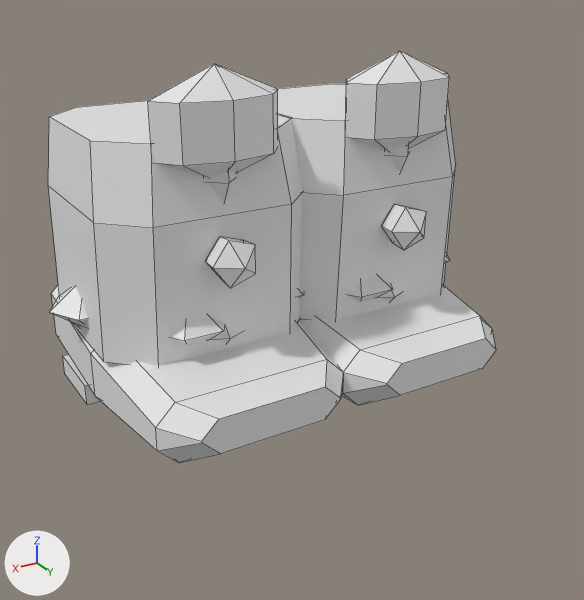
What one commit did to the FBX model roblox/art/armor/shoes_tier6_legendary.fbx.
One viewpoint serves both versions: a 50 mm lens placed at (2.06, 3.79, -1.6), pointed at (0.02, 0.38, -3.31). The axes (+X, +Y, +Z) are drawn at lower left. The lights are the same throughout. The first picture is the older version. Mesh edges are drawn as thin lines. Where no turn or scale is listed for an object, it has been applied to the vertices.

Before the edit, the objects in view are built like this:
```python
ob_boot_l = bpy.data.objects.new('Boot_L', me_boot_l)
ob_boot_l.location = (-0.5, 0.0, -3.55)
ob_boot_r = bpy.data.objects.new('Boot_R', me_boot_r)
ob_boot_r.location = (0.5, 0.0, -3.55)
ob_greave_l = bpy.data.objects.new('Greave_L', me_greave_l)
ob_greave_l.location = (-0.5, 0.0, -2.8)
ob_greave_l_glow = bpy.data.objects.new('Greave_L_Glow', me_greave_l_glow)
ob_greave_l_glow.location = (-0.5, 0.0, -2.8)
ob_greave_r = bpy.data.objects.new('Greave_R', me_greave_r)
ob_greave_r.location = (0.5, 0.0, -2.8)
ob_greave_r_glow = bpy.data.objects.new('Greave_R_Glow', me_greave_r_glow)
ob_greave_r_glow.location = (0.5, 0.0, -2.8)
ob_greave_r_grade = bpy.data.objects.new('Greave_R_Grade', me_greave_r_grade)
ob_greave_r_grade.location = (0.5, 0.0, -2.8)
```
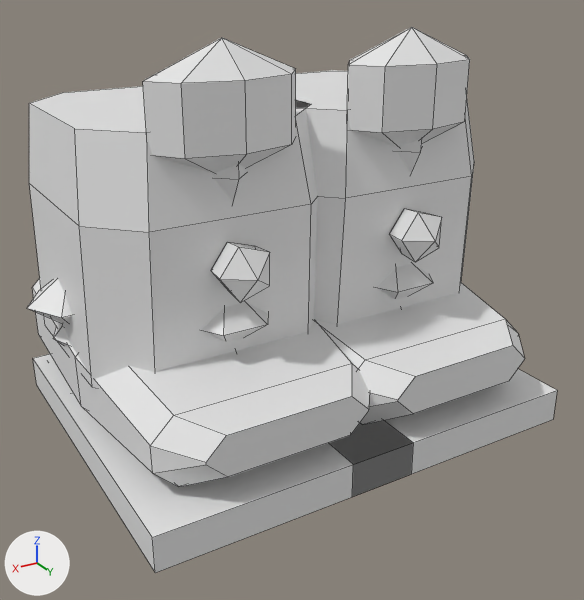
Diff of the bpy script that builds the scene:
```diff
--- a/roblox/art/armor/shoes_tier6_legendary.fbx.py
+++ b/roblox/art/armor/shoes_tier6_legendary.fbx.py
@@ me_greave_r_grade @@
-me_greave_r_grade.from_pydata(...)  # 24 vertices, 18 faces; spans x -0.605..0.605, y -0.605..0.605, z -0.57..-0.47
+me_greave_r_grade.from_pydata(...)  # 24 vertices, 18 faces; spans x -0.696..0.696, y -0.696..0.696, z -0.655..-0.54
+# me_greave_r_grade part 1: the whole mesh is scaled about the mesh origin by 1.15
 me_greave_r_grade.materials.append(mat_shoes_tier6_legendary_greave_r_grade)
@@ me_greave_l @@
-me_greave_l.from_pydata(...)  # 42 vertices, 42 faces; spans x -0.56..0.56, y -0.53..0.713, z -0.6..0.76
+me_greave_l.from_pydata(...)  # 42 vertices, 42 faces; spans x -0.644..0.644, y -0.61..0.82, z -0.69..0.874
+# me_greave_l part 13: the whole mesh is scaled about the mesh origin by 1.15
 me_greave_l.materials.append(mat_shoes_tier6_legendary_greave_l)
@@ me_boot_r @@
-me_boot_r.from_pydata(...)  # 80 vertices, 92 faces; spans x -0.6..0.7, y -0.65..1.03, z -0.35..0.45
+me_boot_r.from_pydata(...)  # 80 vertices, 86 faces; spans x -0.81..0.81, y -0.77..1.21, z -0.44..0.52
+# me_boot_r part 8: the loose piece of 32 vertices spanning x -0.57..0.57, y -0.55..1.03, z -0.22..0.27 is scaled about the mesh origin by 1.15
+# me_boot_r part 9: a new loose piece, a box spanning x -0.68..0.68, y -0.66..1.21, z -0.44..-0.25, in mat_shoes_tier6_legendary_boot_r (white #e7e7e7)
+# me_boot_r part 10: the loose piece of 8 vertices spanning x 0.3..0.7, y -0.17..0.17, z 0.15..0.45 is scaled about the mesh origin by 1.15
+# me_boot_r part 11: the loose piece of 8 vertices spanning x -0.05..0.35, y 0.3..0.65, z 0.15..0.45 is scaled about its middle by 1.15, then moved by (-0.15, 0.1, 0.05)
+# me_boot_r part 12: the loose piece of 8 vertices spanning x -0.53..0.53, y -0.55..-0.13, z -0.35..-0.23 is deleted
+# other edits to the shape of me_boot_r do not show in these pictures
 me_boot_r.materials.append(mat_shoes_tier6_legendary_boot_r)
@@ me_boot_l @@
-me_boot_l.from_pydata(...)  # 80 vertices, 92 faces; spans x -0.6..0.7, y -0.65..1.03, z -0.35..0.45
+me_boot_l.from_pydata(...)  # 80 vertices, 86 faces; spans x -0.81..0.81, y -0.77..1.21, z -0.44..0.52
+# me_boot_l part 4: the loose piece of 32 vertices spanning x -0.57..0.57, y -0.55..1.03, z -0.22..0.27 is scaled about the mesh origin by 1.15
+# me_boot_l part 5: a new loose piece, a box spanning x -0.68..0.68, y -0.66..1.21, z -0.44..-0.25, in mat_shoes_tier6_legendary_boot_l (white #e7e7e7)
+# me_boot_l part 6: the loose piece of 8 vertices spanning x -0.05..0.35, y 0.3..0.65, z 0.15..0.45 is scaled about its middle by 1.15, then moved by (-0.15, 0.1, 0.05)
+# other edits to the shape of me_boot_l do not show in these pictures
 me_boot_l.materials.append(mat_shoes_tier6_legendary_boot_l)
@@ me_greave_r @@
-me_greave_r.from_pydata(...)  # 42 vertices, 42 faces; spans x -0.56..0.56, y -0.53..0.713, z -0.6..0.76
+me_greave_r.from_pydata(...)  # 42 vertices, 42 faces; spans x -0.644..0.644, y -0.61..0.82, z -0.69..0.874
+# me_greave_r part 2: the whole mesh is scaled about the mesh origin by 1.15
 me_greave_r.materials.append(mat_shoes_tier6_legendary_greave_r)
@@ me_greave_r_glow @@
-me_greave_r_glow.from_pydata(...)  # 12 vertices, 15 faces; spans x -0.097..0.12, y 0.5..0.78, z -0.214..0.014
+me_greave_r_glow.from_pydata(...)  # 12 vertices, 15 faces; spans x -0.112..0.138, y 0.575..0.897, z -0.246..0.016
+# me_greave_r_glow part 7: the whole mesh is scaled about the mesh origin by 1.15
 me_greave_r_glow.materials.append(mat_shoes_tier6_legendary_greave_r_glow)
@@ me_greave_l_glow @@
-me_greave_l_glow.from_pydata(...)  # 12 vertices, 15 faces; spans x -0.097..0.12, y 0.5..0.78, z -0.214..0.014
+me_greave_l_glow.from_pydata(...)  # 12 vertices, 15 faces; spans x -0.112..0.138, y 0.575..0.897, z -0.246..0.016
+# me_greave_l_glow part 3: the whole mesh is scaled about the mesh origin by 1.15
 me_greave_l_glow.materials.append(mat_shoes_tier6_legendary_greave_l_glow)
```

Where the change shows, as pixel boxes [x1, y1, x2, y2] in the pictures (584 x 600 px; the box of a moved part takes in the faces that stretch with it):
'Greave_R', rescaled (13% wider, 16% taller): before [48, 64, 302, 366]; after [29, 38, 317, 388]
'Boot_R', reshaped (31% wider, 65% taller): before [49, 285, 343, 463]; after [27, 278, 413, 573]
'Greave_L', rescaled: before [278, 51, 456, 320]; after [296, 27, 474, 325]
'Boot_L', reshaped: before [298, 255, 496, 405]; after [315, 264, 557, 474]
'Greave_R_Glow', moved, rescaled (18% wider, 17% taller): before [206, 237, 256, 288]; after [211, 242, 270, 302]
'Greave_L_Glow', moved, rescaled (20% wider, 15% taller): before [382, 204, 426, 250]; after [389, 209, 442, 262]
'Greave_R_Grade', moved, rescaled (mostly hidden): before [70, 321, 240, 343]; after [53, 326, 236, 352]
part 4 of me_boot_l, moved or reshaped: before [298, 285, 496, 405]; after [315, 283, 525, 425]
part 5 of me_boot_l, added: after [329, 369, 557, 474]
part 6 of me_boot_l, moved or reshaped: before [347, 277, 392, 302]; after [377, 264, 433, 299]
part 8 of me_boot_r, moved or reshaped: before [51, 285, 343, 463]; after [32, 278, 370, 487]
part 9 of me_boot_r, added: after [33, 354, 413, 573]
part 10 of me_boot_r, moved or reshaped: before [49, 287, 88, 324]; after [27, 278, 72, 324]
part 11 of me_boot_r, moved or reshaped: before [171, 316, 225, 345]; after [202, 302, 268, 342]
part 12 of me_boot_r, deleted: before [63, 354, 100, 405]
